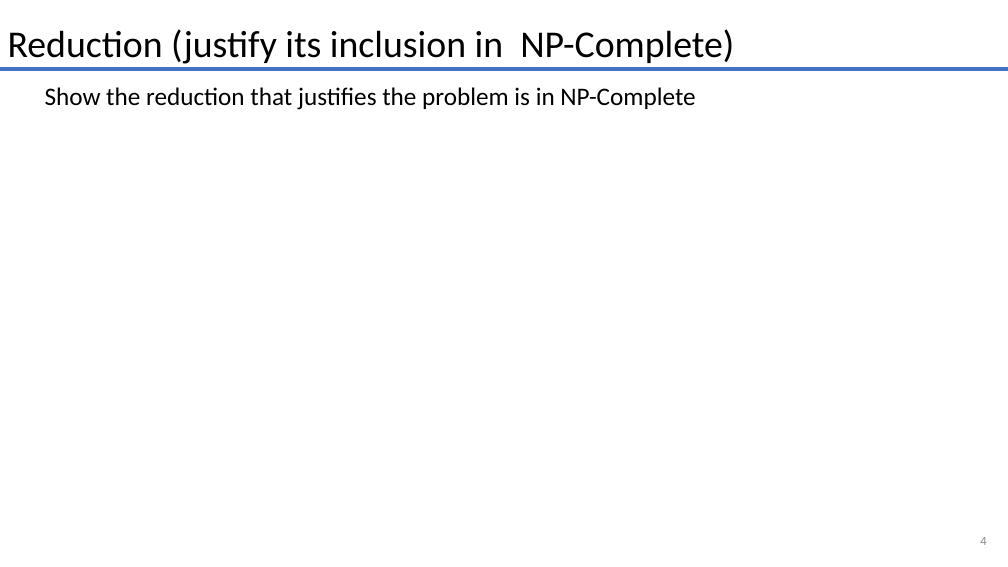
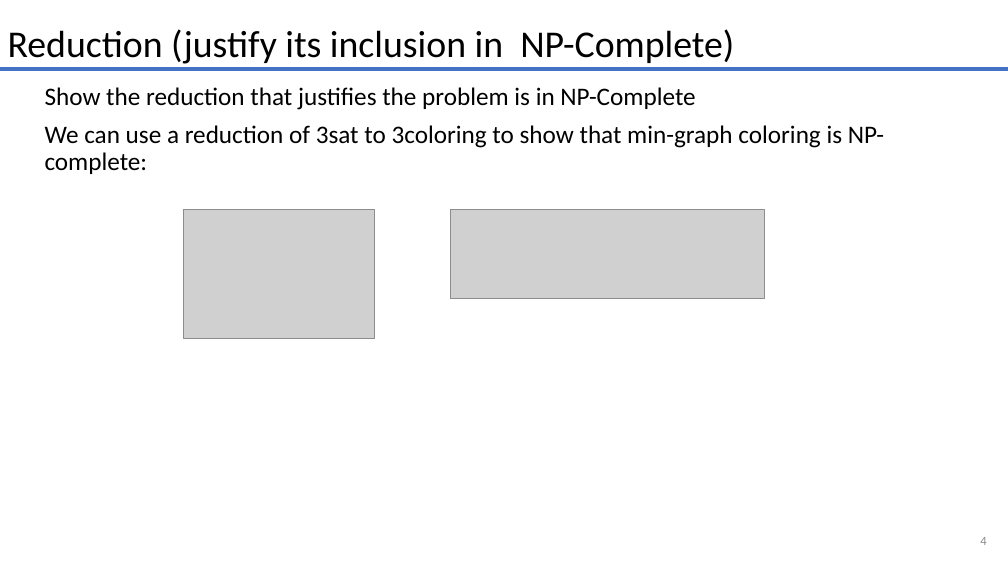
Before and after one commit to smit36jm/CS412-NP_COMPLETE, a slide deck: slide 4 of presentations/problem_presentation.pptx. Drawn at 1008x567 pixels with LibreOffice and Linux fonts; fonts in the diff are those of the drawing; grey boxes stand for pictures. Boxes give left, top, right and bottom in pixels: in the first picture for what was removed or moved away, otherwise in the second. Text is boxed around its words. In the diff, an @@ line names an element or a change of style, - is before the commit and + after.

```diff
--- a/presentations/problem_presentation.pptx
+++ b/presentations/problem_presentation.pptx
@@ text at (45,125,884,174): paragraph added @@
+We can use a reduction of 3sat to 3coloring to show that min-graph coloring is NP-complete:
@@ picture added at (184,210,374,339) @@
@@ picture added at (451,210,765,299) @@
```
Also in this commit, not shown: 2 other slides changed.
